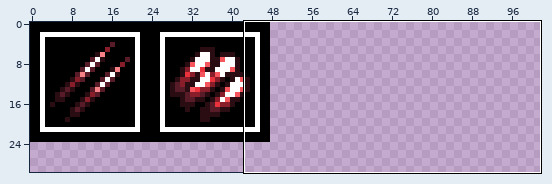
One commit to this sprite sheet: Assets/Sprites/abilityIcons.png. The first picture is a wide view before the edit; the outline marks the close-up.
Close-up. Earlier state:
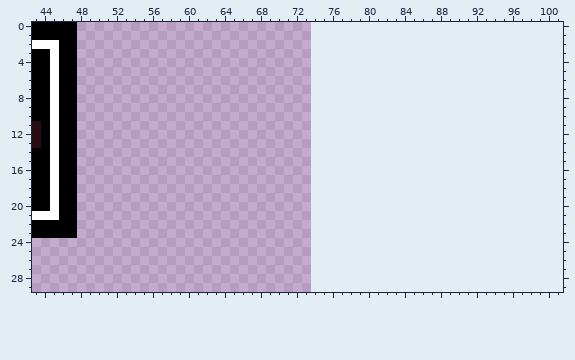
The file is 74x50 pixels. Shown: x 43..101, y 0..29. The old version is drawn lined up with the new one, on the new canvas. The wide view leaves out empty margins.
The result:
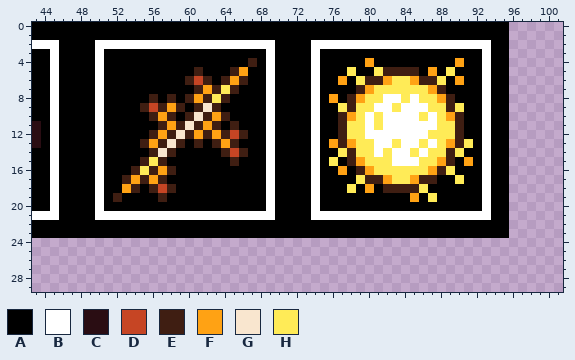
Palette (. is transparent): A #000000  B #ffffff  C #2a0d13  D #c64524  E #3f1e12  F #ffa214  G #f9e6cf  H #ffeb57
Edits made:
canvas 74x50 -> 256x256
y 0..1: x 48..95 ................................................ -> AAAAAAAAAAAAAAAAAAAAAAAAAAAAAAAAAAAAAAAAAAAAAAAA
y 2: x 48..95 ................................................ -> AABBBBBBBBBBBBBBBBBBBBAAAABBBBBBBBBBBBBBBBBBBBAA
y 3: x 48..95 ................................................ -> AABAAAAAAAAAAAAAAAAAABAAAABAAAAAAAAAAAAAAAAAABAA
y 4: x 48..95 ................................................ -> AABAAAAAAAAAAAAAAAAEABAAAABAAAAAFAAAAAAAAAFAABAA
y 5: x 48..95 ................................................ -> AABAAAAAAAAAAEAAAEFAABAAAABAAAHAAHEEEEAFAHAAABAA
y 6: x 48..95 ................................................ -> AABAAAAAAAAAEDEAEFEAABAAAABAAFAHEEFHHFEEHAFAABAA
y 7: x 48..95 ................................................ -> AABAAAAAAAAAAEFEHEAAABAAAABAAAAEFHHHHHHFEAAAABAA
y 8: x 48..95 ................................................ -> AABAAAAAEAEAEFEHEAAAABAAAABAFAEFHHBBHBHHFEAAABAA
y 9: x 48..95 ................................................ -> AABAAAAEDEFEAEGEAAAAABAAAABAAHEHHBBHBBBHHEHAABAA
y 10: x 48..95 ................................................ -> AABAAAAAEFEAEGEFEAAAABAAAABAAEFHBHBBBBHBHFEAABAA
y 11: x 48..95 ................................................ -> AABAAAAAAEFEGEFEAEAAABAAAABAAEHHBHBBBBBBHHEAABAA
y 12: x 48..95 ................................................ -> AABAAAAAEFEGEFEFEDEAABAAAABAAEHHBBBBBBBHHHEAABAA
y 13: x 48..95 ................................................ -> AABAAAAEFEGEAEAEFEAAABAAAABAFEFHHBBHBBHBHFEHABAA
y 14: x 48..95 ................................................ -> AABAAAAAEGEAAAAAEDEAABAAAABAAHEHHBHBBHBHHEHAABAA
y 15: x 48..95 ................................................ -> AABAAAAEHEAAAAAAAEAAABAAAABAHAEFHHHBBBHHFEAFABAA
y 16: x 48..95 ................................................ -> AABAAAEHEFEAAAAAAAAAABAAAABAAFAEFHHHHHHFEHAAABAA
y 17: x 48..95 ................................................ -> AABAAEFEFEAAAAAAAAAAABAAAABAAAAHEEFHHFEEAAHAABAA
y 18: x 48..95 ................................................ -> AABAAFEAEDEAAAAAAAAAABAAAABAAAHAFAEEEEHAAAAAABAA
y 19: x 48..95 ................................................ -> AABAEAAAAEAAAAAAAAAAABAAAABAAAAAAAAAAFAHAAAAABAA
y 20: x 48..95 ................................................ -> AABAAAAAAAAAAAAAAAAAABAAAABAAAAAAAAAAAAAAAAAABAA
y 21: x 48..95 ................................................ -> AABBBBBBBBBBBBBBBBBBBBAAAABBBBBBBBBBBBBBBBBBBBAA
y 22..23: x 48..95 ................................................ -> AAAAAAAAAAAAAAAAAAAAAAAAAAAAAAAAAAAAAAAAAAAAAAAA
Where, in picture pixels (left, top, right, bottom), the same in both close-ups:
added: (77, 22, 509, 238)
